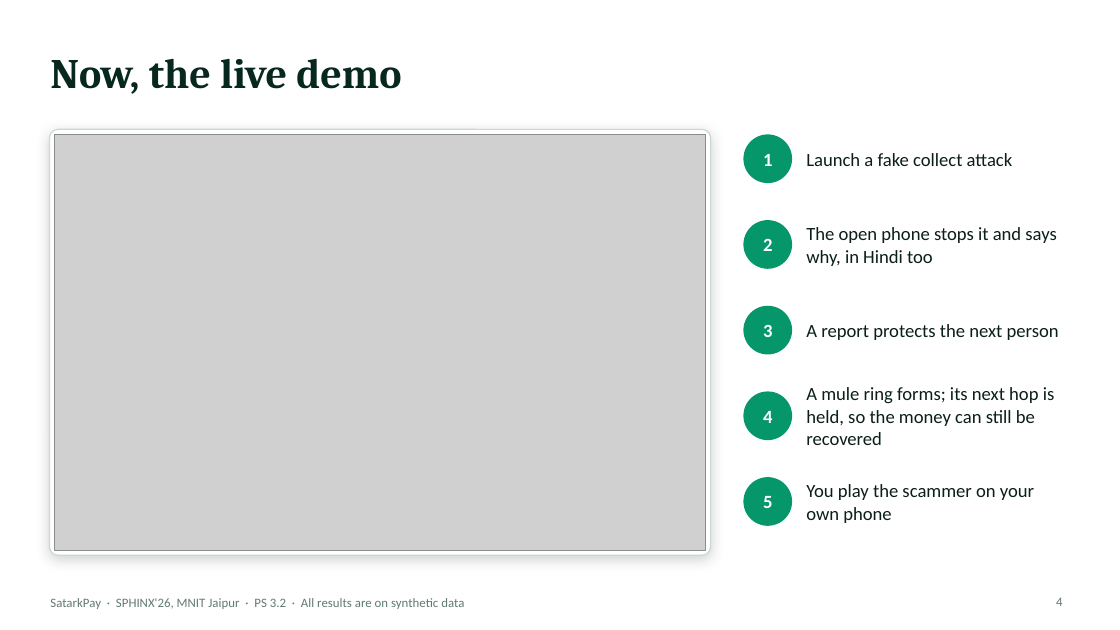
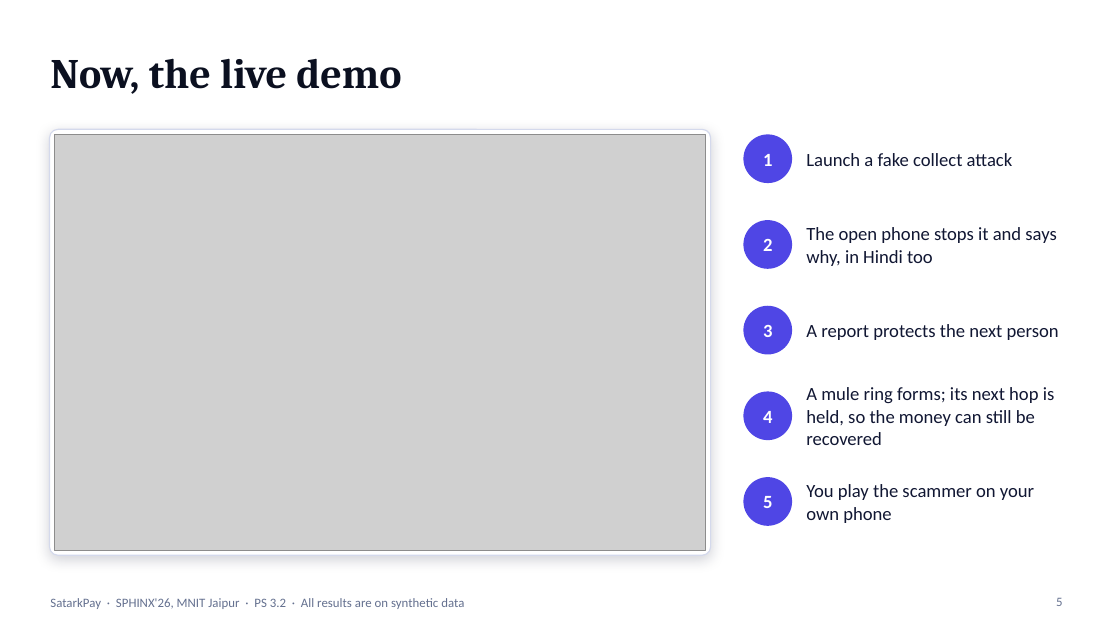
Before and after one commit to ajayyadav432/SatarkPay, a slide deck: slide 5 of docs/SatarkPay_Pitch.pptx (slide 4 before the commit). Drawn at 1120x630 pixels with LibreOffice and Linux fonts; fonts in the diff are those of the drawing; grey boxes stand for pictures. Boxes give left, top, right and bottom in pixels: in the first picture for what was removed or moved away, otherwise in the second. Text is boxed around its words. In the diff, an @@ line names an element or a change of style, - is before the commit and + after.

Commit message:
Stronger pitch: story first, new look, adoption plan, one-minute version
- Deck matches the logo and app colours, with fresh screens
- New slides: the story, why this is different, a real API answer with an adoption plan, a closing slide with the link
- Demo script gains a one-minute pitch

```diff
--- a/docs/SatarkPay_Pitch.pptx
+++ b/docs/SatarkPay_Pitch.pptx
@@ title "Now, the live demo" at (50, 58, 401, 94): text colour #06281F to #0B1020 @@
@@ rounded rectangle at (50, 129, 711, 555): outline #C9D8D1 1 pt to #D4D9EC 1 pt; shadow changed @@
@@ fill #059669 to #4F46E5 in 5 elements at (744, 134, 792, 183), (744, 220, 792, 269), (744, 306, 792, 355), (744, 392, 792, 440), (744, 477, 792, 526) @@
@@ text colour #0B1F18 to #111733 in 5 elements at (806, 153, 1013, 166), (806, 227, 1056, 266), (806, 324, 1059, 340), (806, 387, 1055, 445), (806, 484, 1034, 523) @@
@@ text "SatarkPay · SPHINX'26, MNIT Jaipur ..." at (50, 598, 464, 609): text colour #627A70 to #64708F @@
@@ page number at (1056, 598, 1062, 606): text changed; text colour #627A70 to #64708F @@
-4
+5
```
Also in this commit, not shown: 7 other slides changed, 4 slides added, 1 slide removed, 1 other file.
